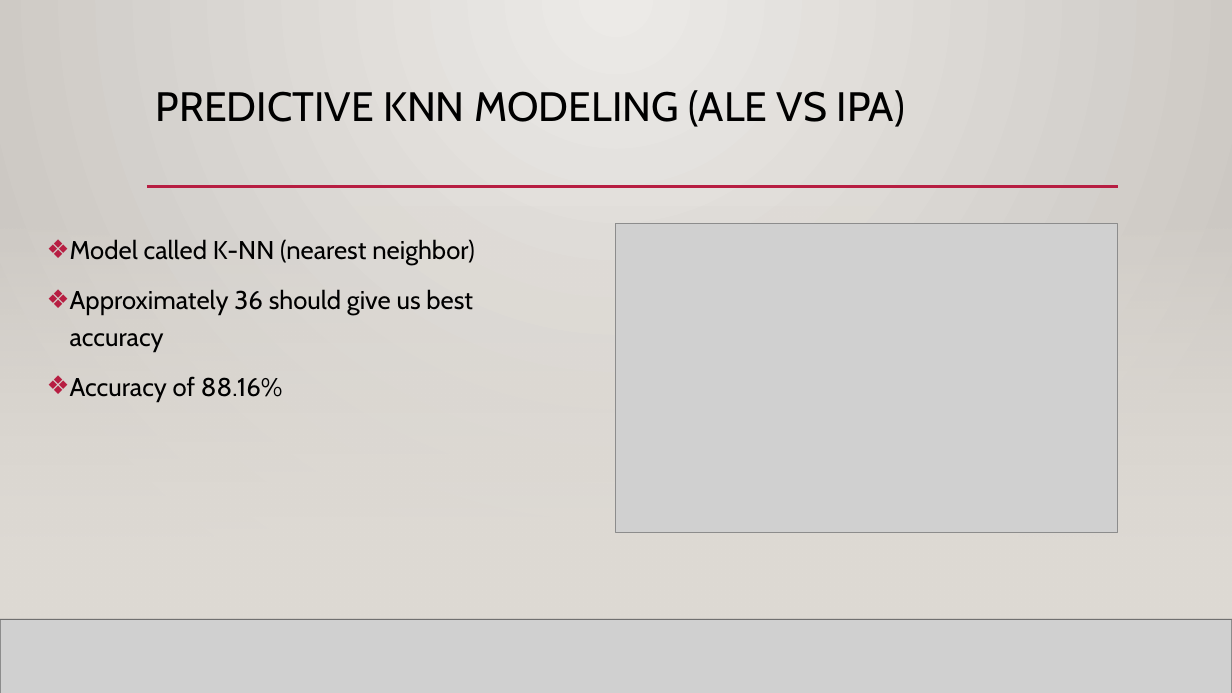
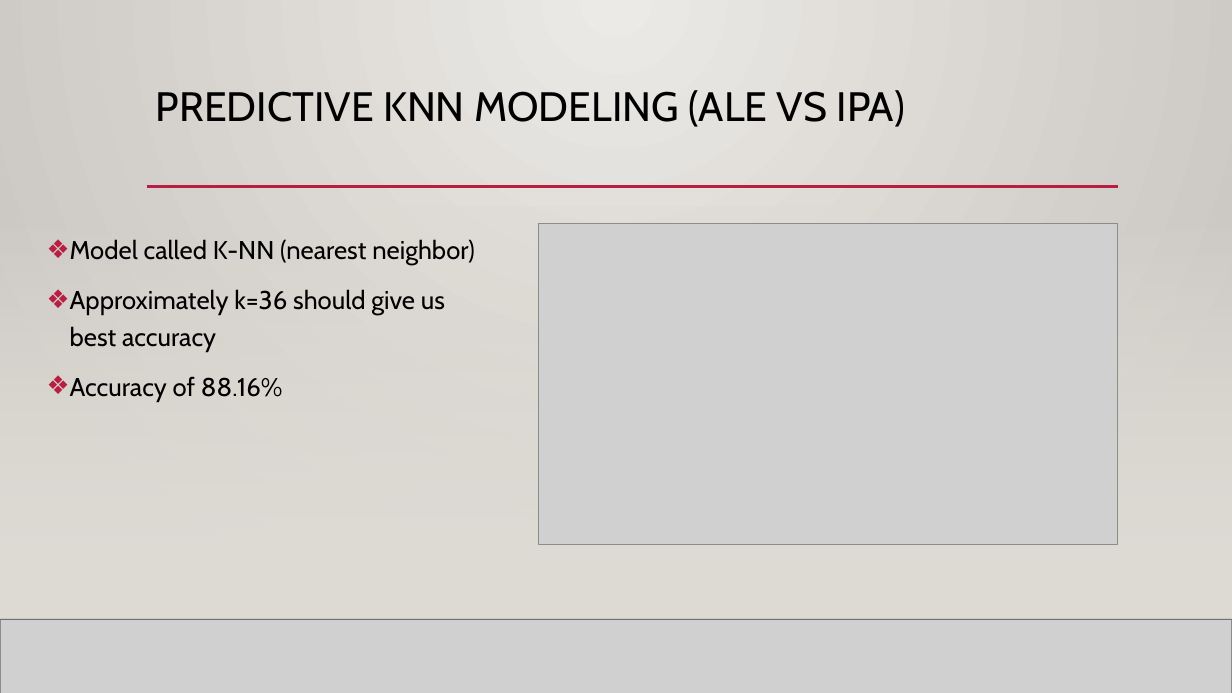
Before and after one commit to Aurian-G/BudweiserBreweryAnalysis, a slide deck: slide 10 of PPT/Case_Study_Analysis_DDS6306.pptx. Drawn at 1232x693 pixels with LibreOffice and Linux fonts; fonts in the diff are those of the drawing; grey boxes stand for pictures; background and template pictures are left out. Boxes give left, top, right and bottom in pixels: in the first picture for what was removed or moved away, otherwise in the second. Text is boxed around its words. In the diff, an @@ line names an element or a change of style, - is before the commit and + after.

```diff
--- a/PPT/Case_Study_Analysis_DDS6306.pptx
+++ b/PPT/Case_Study_Analysis_DDS6306.pptx
@@ picture: place and size @@
-picture at (616,224,1116,533)
+picture at (539,224,1118,544)
@@ text at (70,289,445,352): text changed @@
-❖ Approximately 36 should give us best accuracy
+❖ Approximately k=36 should give us best accuracy
```
Also in this commit, not shown: 1 other file.
